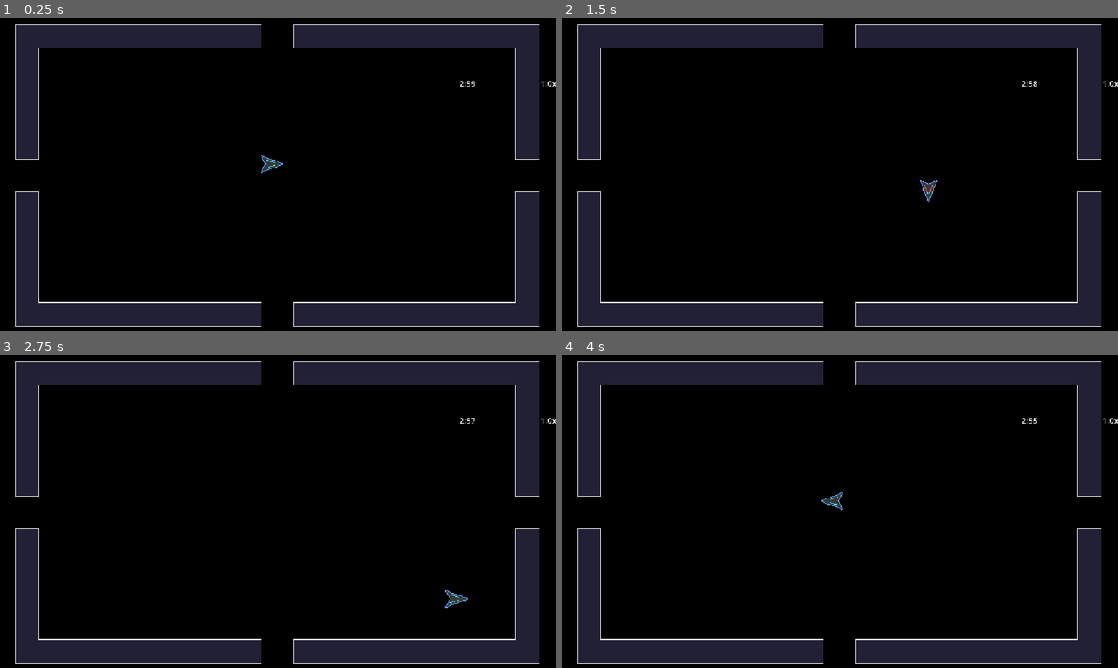
Above: before the commit, frames 1-4 (two rows, left to right).
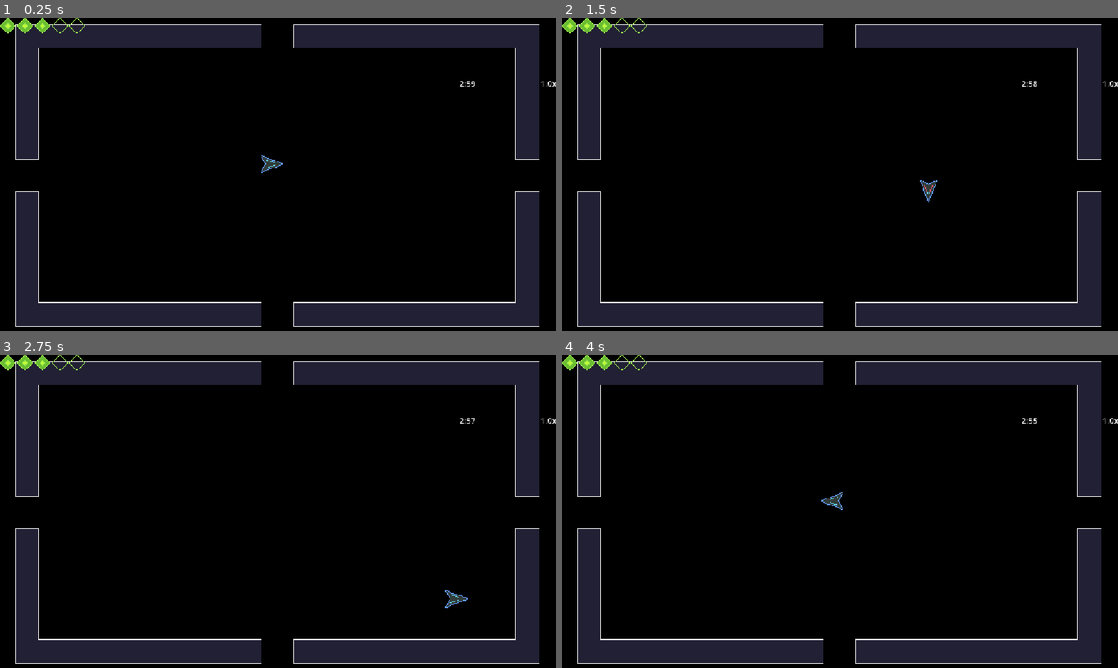
Above: after the commit, the same moments.

Repository: LitaDev-nsfw/Vector
Game: Godot game, scene res://Scenes/game.tscn
Same seed, same stepped clock (60 frames per second), same inputs: the game is played once before the commit and once after it.
Inputs:
- Up to frame 1 (0.25 s): no input
- Up to frame 2 (1.5 s): tap Enter at 0.5 s; hold D (move_right) 0.53-1.28 s; tap Down (aim_down) at 0.6 s; hold S (move_down) from 1.28 s (still down); tap Left (aim_left) at 1.35 s
- Up to frame 3 (2.75 s): release S (move_down) at 2.03 s; hold D (move_right) from 2.03 s (still down); tap Right (aim_right) at 2.1 s
- Up to frame 4 (4 s): release D (move_right) at 2.78 s; hold W (move_up) 2.78-3.53 s; tap Up (aim_up) at 2.85 s; hold A (move_left) from 3.53 s (still down); tap X (dash) at 3.6 s

The runs differ from the first frame. In frame 1, 0.3% of the frame differs, in the area x 0-16%, y 0-5%; in frame 2, 0.3%; in frame 3, 0.3%; in frame 4, 0.3%.

Commit message:
health pips

Diff:
--- a/Data/Scripts/Autoload/event_bus.gd
+++ b/Data/Scripts/Autoload/event_bus.gd
@@ -3,6 +3,7 @@
 signal room_exited(room:Room, direction: Room.Directions)
 signal enemy_died(enemy: Enemy)
 signal next_floor(new_floor: int)
+signal health_changed(new_health: int)
 
 func _on_room_exited(room: Room, direction: Room.Directions):
 	room_exited.emit(room,direction)
@@ -12,3 +13,6 @@
 
 func _on_next_floor(new_floor: int):
 	next_floor.emit(new_floor)
+
+func _on_health_changed(new_health: int):
+	health_changed.emit(new_health)
--- a/Data/Scripts/item_manager.gd
+++ b/Data/Scripts/item_manager.gd
@@ -2,6 +2,8 @@
 class_name ItemManager
 
 var items: Array[Item] = []
+var static_effects: Array[String] = []
+
 
 @onready var player: Player = get_parent()
 
@@ -13,6 +15,7 @@
 	if !items:
 		_apply_item(item)
 		return
+	static_effects = []
 	for previous_item: Item in items:
 		if previous_item.entry.priority <= item.entry.priority and previous_item.entry.number < item.entry.number:
 			_apply_item(previous_item, true)
--- a/Data/Scripts/player.gd
+++ b/Data/Scripts/player.gd
@@ -25,7 +25,13 @@
 @export var move_speed_max: float = 3.0
 @export var bullet_size_min: float = 0.25
 @export var bullet_size_max: float = 4.0
-@export var max_health: int = 10
+@export var max_health: int = 10:
+	set(value):
+		max_health = value
+		if health > max_health:
+			health = max_health
+		else:
+			health_changed.emit(health)
 
 @export_category("Stat Modifiers")
 @export var move_speed_mult: float = 1.0
@@ -36,6 +42,7 @@
 @export var health: int = 6:
 	set(value):
 		health = value
+		health_changed.emit(health)
 		if health <= 0:
 			queue_free()
 @export var damage_bonus: int = 10
@@ -59,7 +66,10 @@
 const BASE_FIRE_DELAY = 5
 const BASE_MOVE_SPEED = 150
 const BASE_SHOT_SPEED = 400
-const GROUND_ACCELERATION = 10000000.0
+const GROUND_ACCELERATION = 10000000
+
+signal health_changed(new_health: int)
+
 func shoot():
 	if G.halt_actions:
 		return
@@ -100,6 +110,8 @@
 
 func _ready():
 	E.enemy_died.connect(_on_enemy_died)
+	health_changed.connect(E._on_health_changed)
+
 
 func _process(delta: float) -> void:
 	input_vector = Input.get_vector("move_left","move_right","move_up","move_down")
--- a/Data/Scripts/ui.gd
+++ b/Data/Scripts/ui.gd
@@ -5,7 +5,12 @@
 @onready var combo_meter: TextureProgressBar = find_child("ComboMeter")
 @onready var combo_history_vbox: VBoxContainer = find_child("ComboHistory")
 @onready var player: Player = get_tree().get_first_node_in_group("Player")
+@onready var health_bar: HBoxContainer = find_child("HealthBar")
+@onready var health_pip_scene = preload("res://Scenes/health_pip.tscn")
 
+func _ready():
+	E.health_changed.connect(_on_health_changed)
+	_on_health_changed(player.health)
 
 func _process(_delta: float):
 	@warning_ignore("integer_division")
@@ -21,3 +26,18 @@
 		combo_meter.visible = true
 		combo_meter.max_value = player.get_current_combo_life()
 		combo_meter.value = player.current_combo_life
+
+func _on_health_changed(new_health:int):
+	for child in health_bar.get_children():
+		health_bar.remove_child(child)
+		child.queue_free()
+	@warning_ignore("integer_division")
+	var health_pips = player.max_health/2
+	for i in health_pips:
+		i += 1
+		var health_pip = health_pip_scene.instantiate()
+		if i * 2 <= new_health:
+			health_pip.find_child("Sprite").frame = 0
+		elif new_health % 2 == 1 and i == ceil(float(new_health)/2):
+			health_pip.find_child("Sprite").frame = 1
+		health_bar.add_child(health_pip)
--- a/Scenes/game.tscn
+++ b/Scenes/game.tscn
@@ -382,7 +382,7 @@
 [node name="ComboHistory" type="VBoxContainer" parent="UI/Control/VBoxContainer" unique_id=1212225771]
 layout_mode = 2
 
-[node name="HBoxContainer" type="HBoxContainer" parent="UI/Control" unique_id=301620605]
+[node name="HealthBar" type="HBoxContainer" parent="UI/Control" unique_id=301620605]
 layout_mode = 0
 offset_right = 40.0
 offset_bottom = 40.0
--- /dev/null
+++ b/Scenes/health_pip.tscn
@@ -0,0 +1,44 @@
+[gd_scene format=3 uid="uid://bv41era11wt8s"]
+
+[ext_resource type="Texture2D" uid="uid://cqqp4and36341" path="res://Assets/Sprites/health_pips.png" id="1_36me3"]
+
+[sub_resource type="AtlasTexture" id="AtlasTexture_7t8sx"]
+atlas = ExtResource("1_36me3")
+region = Rect2(0, 0, 16, 16)
+
+[sub_resource type="AtlasTexture" id="AtlasTexture_mg4q0"]
+atlas = ExtResource("1_36me3")
+region = Rect2(16, 0, 16, 16)
+
+[sub_resource type="AtlasTexture" id="AtlasTexture_vm72l"]
+atlas = ExtResource("1_36me3")
+region = Rect2(32, 0, 16, 16)
+
+[sub_resource type="SpriteFrames" id="SpriteFrames_22asu"]
+animations = [{
+"frames": [{
+"duration": 1.0,
+"texture": SubResource("AtlasTexture_7t8sx")
+}, {
+"duration": 1.0,
+"texture": SubResource("AtlasTexture_mg4q0")
+}, {
+"duration": 1.0,
+"texture": SubResource("AtlasTexture_vm72l")
+}],
+"loop": true,
+"name": &"health",
+"speed": 5.0
+}]
+
+[node name="HealthPip" type="Control" unique_id=13242246]
+custom_minimum_size = Vector2(32, 32)
+layout_mode = 3
+anchors_preset = 0
+
+[node name="Sprite" type="AnimatedSprite2D" parent="." unique_id=2046835440]
+scale = Vector2(2, 2)
+sprite_frames = SubResource("SpriteFrames_22asu")
+animation = &"health"
+frame = 2
+centered = false
